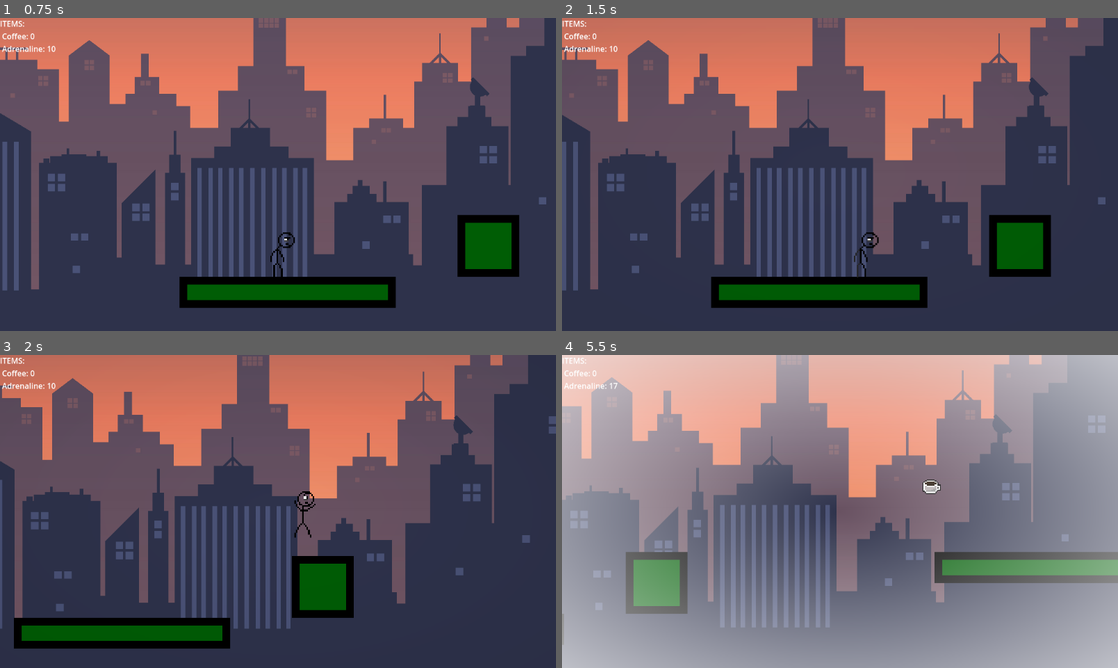
Above: before the commit, frames 1-4 (two rows, left to right).
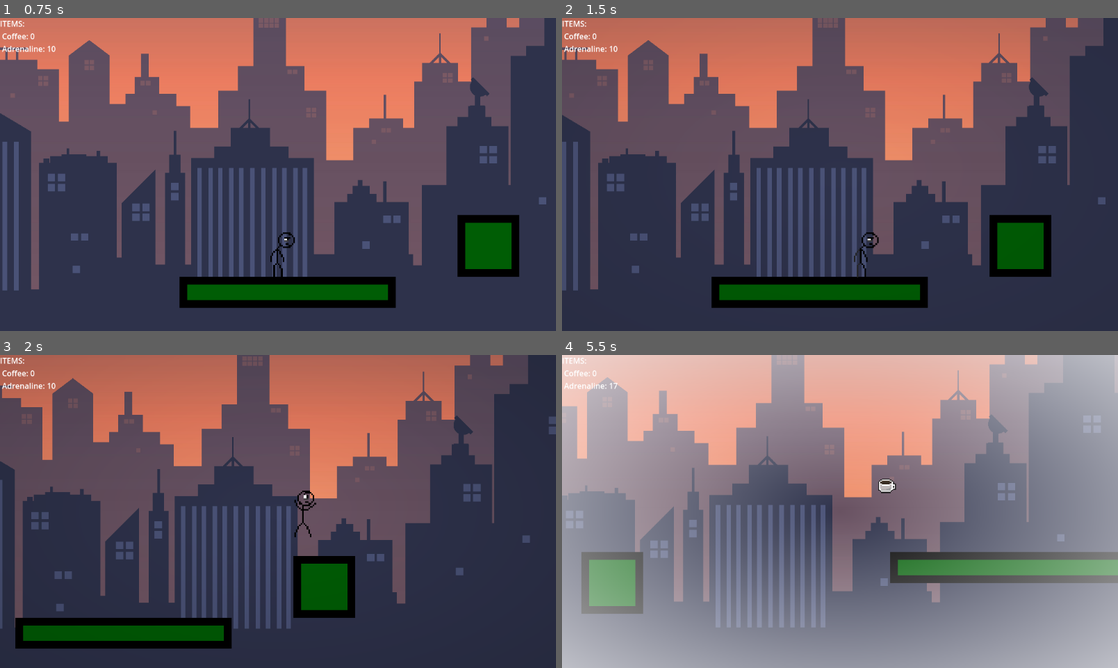
Above: after the commit, the same moments.

Repository: Varun-Ganeshkumar/Late-For-Work
Game: Godot game, scene res://scenes/main_menu.tscn
Two runs of this game, one before a commit and one after it. Both use one fixed random seed, a clock stepped at 60 frames per second and the inputs below. The engine's default icon, where the game draws it, is replaced by a stand-in: a white triangle on a blue panel in a dark square.
Inputs:
- Up to frame 1 (0.75 s): click "Start" at 0.5 s
- Up to frame 2 (1.5 s): tap Enter at 1.25 s; hold Right (right) from 1.28 s (still down); tap Q (coffee) at 1.35 s
- Up to frame 3 (2 s): keep holding Right (right); tap Space (jump) at 1.52 s
- Up to frame 4 (5.5 s): tap E (slow) at 2.1, 3.6, 5.1 s; tap Space (jump) at 2.27, 3.77, 4.52, 5.27 s; release Right (right) at 2.78 s; hold Left (left) 2.78-3.53 s; tap Q (coffee) at 2.85, 4.35 s; hold Right (right) 3.53-5.03 s; hold Left (left) from 5.03 s (still down)

Frame 1 is identical in both runs. In frame 2, 0.1% of the frame differs, in the area x 26-88%, y 62-93%; in frame 3, 0.8%; in frame 4, 17%, in the area x 0-92%, y 0-93%.

Commit message:
Timescale changes
Made it a little faster since it seemed too easy before, also made the vignette reflect it better than turning slightly black.

Diff:
--- a/scripts/coffee.gd
+++ b/scripts/coffee.gd
@@ -1,4 +1,5 @@
 extends Area2D
+
 
 func _on_body_entered(_body: Node2D) -> void:
 	global.hc_coffee += 1
--- a/scripts/hud.gd
+++ b/scripts/hud.gd
@@ -2,17 +2,20 @@
 
 @onready var border = $CanvasLayer/ColorRect
 var color_change = 1.00
+var intensityHere = 2
 
 # Called every frame. 'delta' is the elapsed time since the previous frame.
 func _process(delta: float) -> void:
 	%Label.text = "ITEMS: \n Coffee: " + str(global.hc_coffee) + "\n Adrenaline: " + str(global.hc_adr);
-	border.material.set_shader_parameter('alpha', abs(global.shader_mult));
+	border.material.set_shader_parameter('alpha', intensityHere * abs(global.shader_mult));
 # IF COLOR CHANGE IS 1, THAT MEANS IT WILL TURN WHITE
 	if global.shader_mult > 0:
 		color_change = 0.00
+		intensityHere = 2
 		border.material.set_shader_parameter("standard" , color_change);
 	if global.shader_mult < 0:
 		_colorTransition()
+		intensityHere = 1
 
 
 func _colorTransition() -> void:
--- a/scripts/player.gd
+++ b/scripts/player.gd
@@ -94,7 +94,7 @@
 	if Engine.time_scale <= 0.50:
 		get_tree().reload_current_scene()
 		Engine.time_scale = 1
-	Engine.time_scale = Engine.time_scale - 0.01
+	Engine.time_scale = Engine.time_scale - 0.012
 	global.shader_mult = 1 - Engine.time_scale
 	slow_time.start()
 
